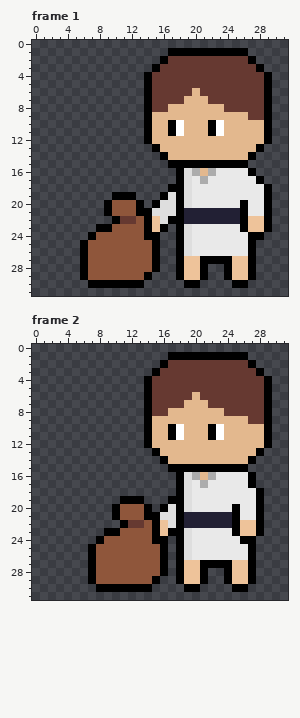
Edited in one commit: pixel-art file (Assets/Sprite/Minigames/MiniGame2/Servant/BigJar/ServantBigJar.aseprite). The first picture shows the starting point.
32x32 pixels, 2 frames. Shown: frame 1, frame 2.
And afterwards:
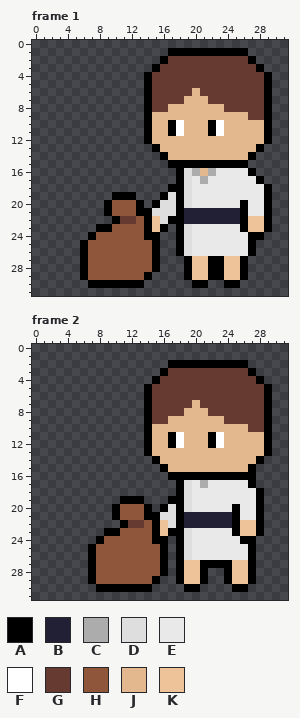
Palette (. is transparent): A #000000  B #222034  C #acacac  D #dedede  E #e9e9e9  F #ffffff  G #663931  H #8f563b  J #e3b88e  K #eec39a
From old to new:
--- frame 1
@@ x 16..29 @@
 26 ..ADEEEEEEEA..
-27 ..AKKAAAAKKA..
-28 ..AKKA..AKKA..
-29 ..AKKA..AKKA..
-30 ...AA....AA...
+27 ...AKKAAKKA...
+28 ...AKKAAKKA...
+29 ...AKKAAKKA...
+30 ....AA..AA....
 31 ..............
--- frame 2
@@ x 12..31 @@
  0 ....................
- 1 .....AAAAAAAAAA.....
- 2 ....AGGGGGGGGGGA....
- 3 ...AGGGGGGGGGGGGA...
- 4 ..AGGGGGGGGGGGGGGA..
+ 1 ....................
+ 2 .....AAAAAAAAAA.....
+ 3 ....AGGGGGGGGGGA....
+ 4 ...AGGGGGGGGGGGGA...
  5 ..AGGGGGGGGGGGGGGA..
- 6 ..AGGGGGJGGGGGGGGA..
- 7 ..AGGGGJJJGGGGGGGA..
- 8 ..AGGJJJJJJJGGGGGA..
- 9 ..AJJJJJJJJJJJJGGA..
-10 ..AJJAFJJJAFJJJJJA..
+ 6 ..AGGGGGGGGGGGGGGA..
+ 7 ..AGGGGGJGGGGGGGGA..
+ 8 ..AGGGGJJJGGGGGGGA..
+ 9 ..AGGJJJJJJJGGGGGA..
+10 ..AJJJJJJJJJJJJGGA..
 11 ..AJJAFJJJAFJJJJJA..
-12 ..AJJJJJJJJJJJJJJA..
-13 ...AJJJJJJJJJJJJA...
-14 ....AJJJJJJJJJJA....
-15 .....AAAAAAAAAA.....
-16 ......ADCJCEEEEA....
+12 ..AJJAFJJJAFJJJJJA..
+13 ..AJJJJJJJJJJJJJJA..
+14 ...AJJJJJJJJJJJJA...
+15 ....AJJJJJJJJJJA....
+16 .....AAAAAAAAAAA....
 17 ......ADECEEEEEA....
